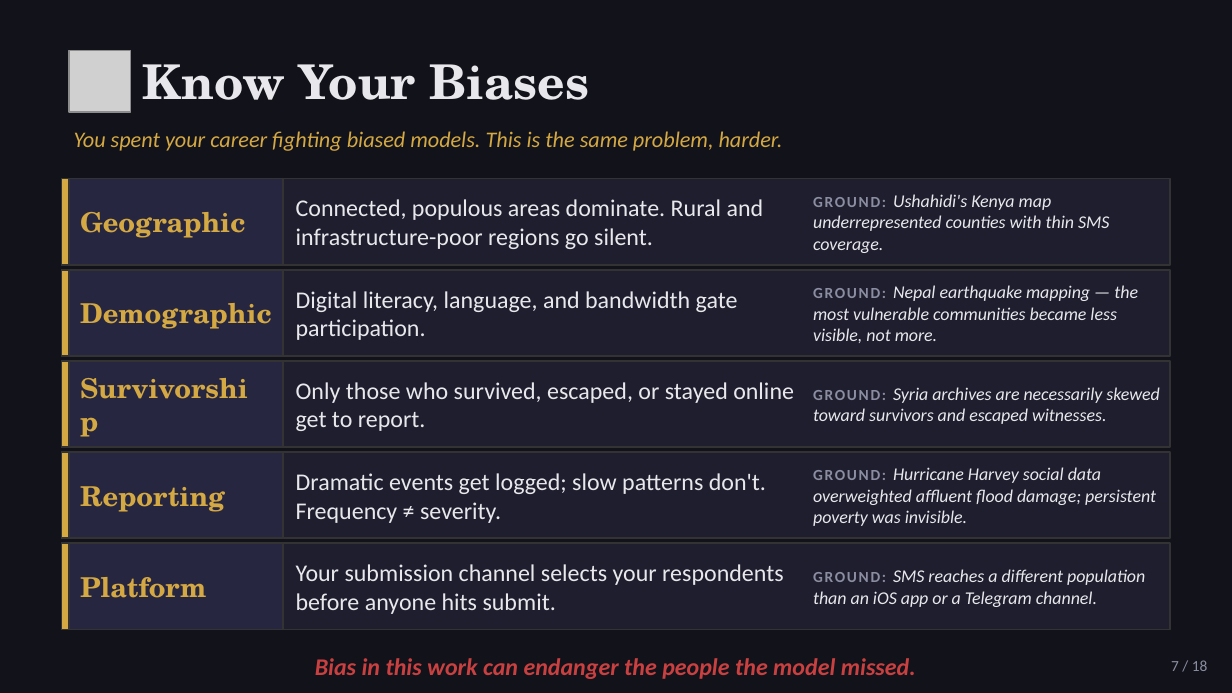
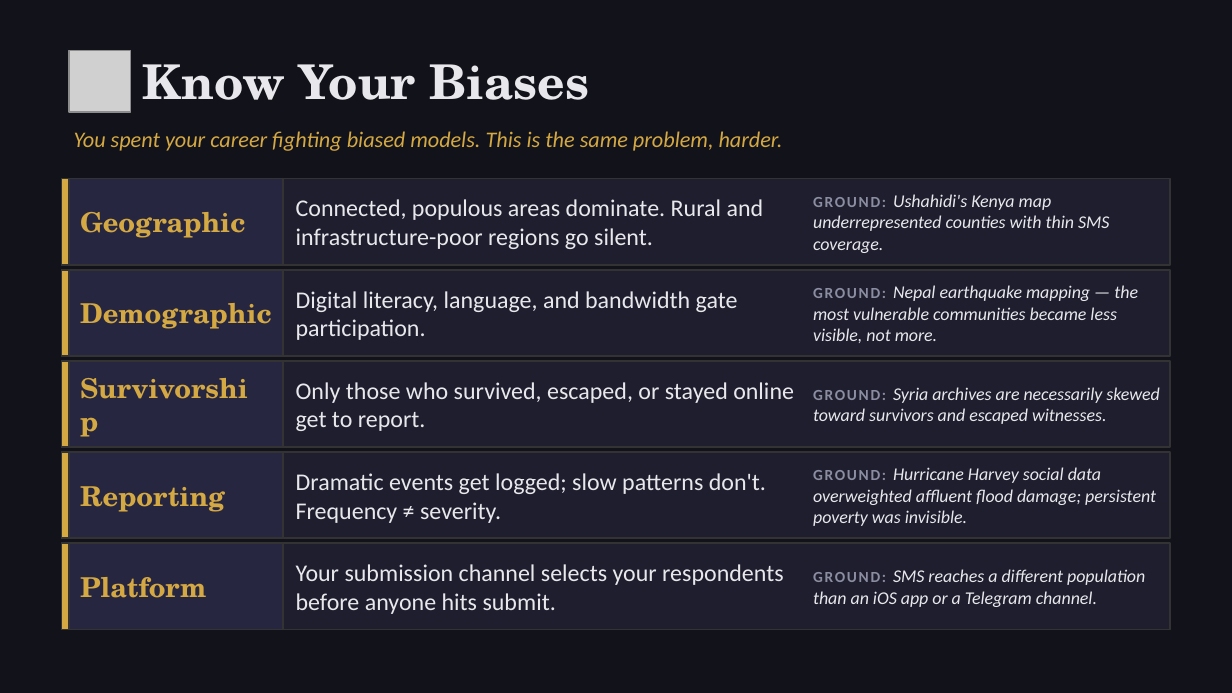
Before and after one commit to dreyco676/Crowd-Sourced-Truth, a slide deck: slide 10 of crowd-sourced-truth-deck.pptx. Drawn at 1232x693 pixels with LibreOffice and Linux fonts; fonts in the diff are those of the drawing; grey boxes stand for pictures. Boxes give left, top, right and bottom in pixels: in the first picture for what was removed or moved away, otherwise in the second. Text is boxed around its words. In the diff, an @@ line names an element or a change of style, - is before the commit and + after.

```diff
--- a/crowd-sourced-truth-deck.pptx
+++ b/crowd-sourced-truth-deck.pptx
@@ text removed at [315, 658, 916, 679] @@
-Bias in this work can endanger the people the model missed.
@@ text removed at [1171, 660, 1208, 671] @@
-7 / 18
```
Also in this commit, not shown: 15 other slides changed.
